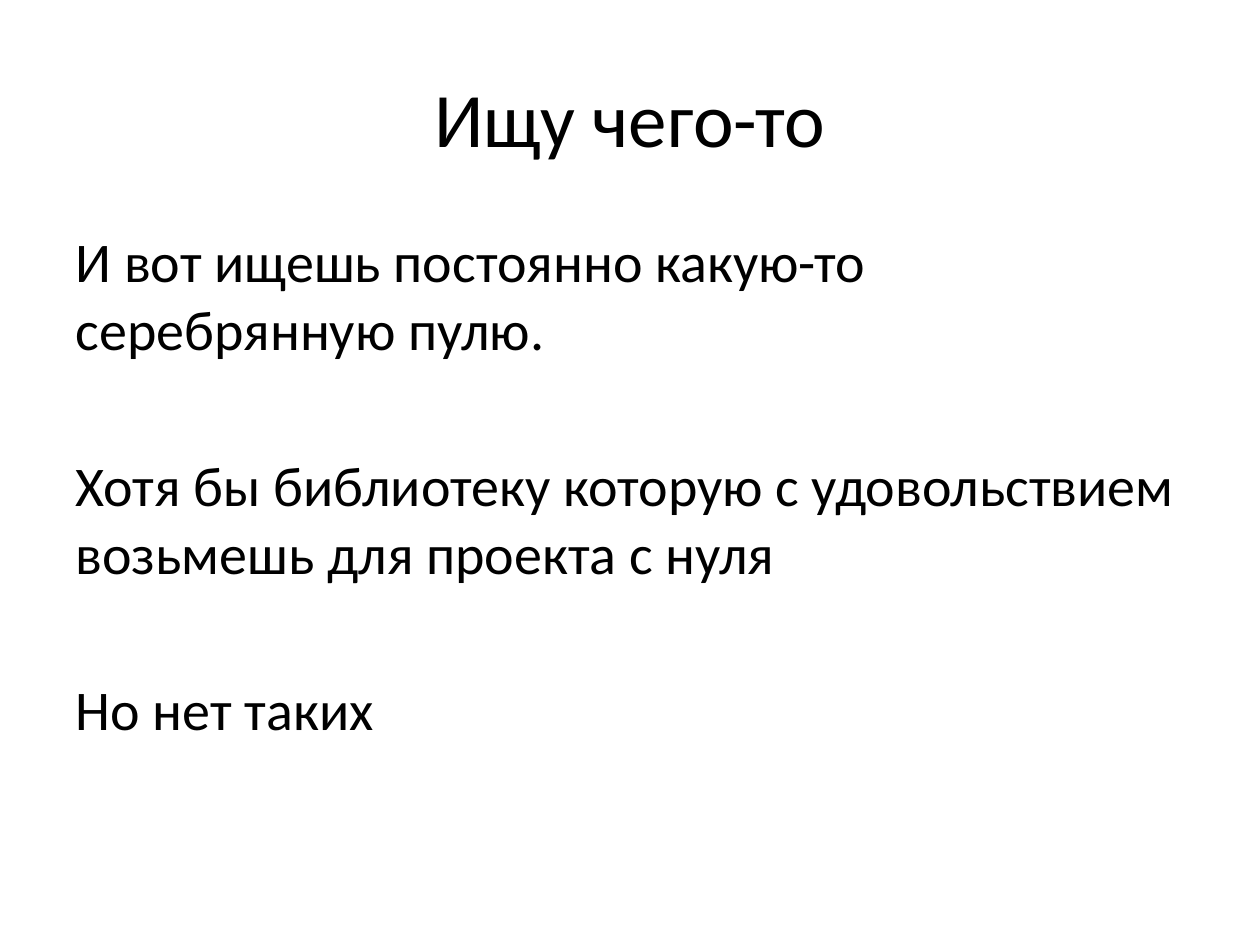
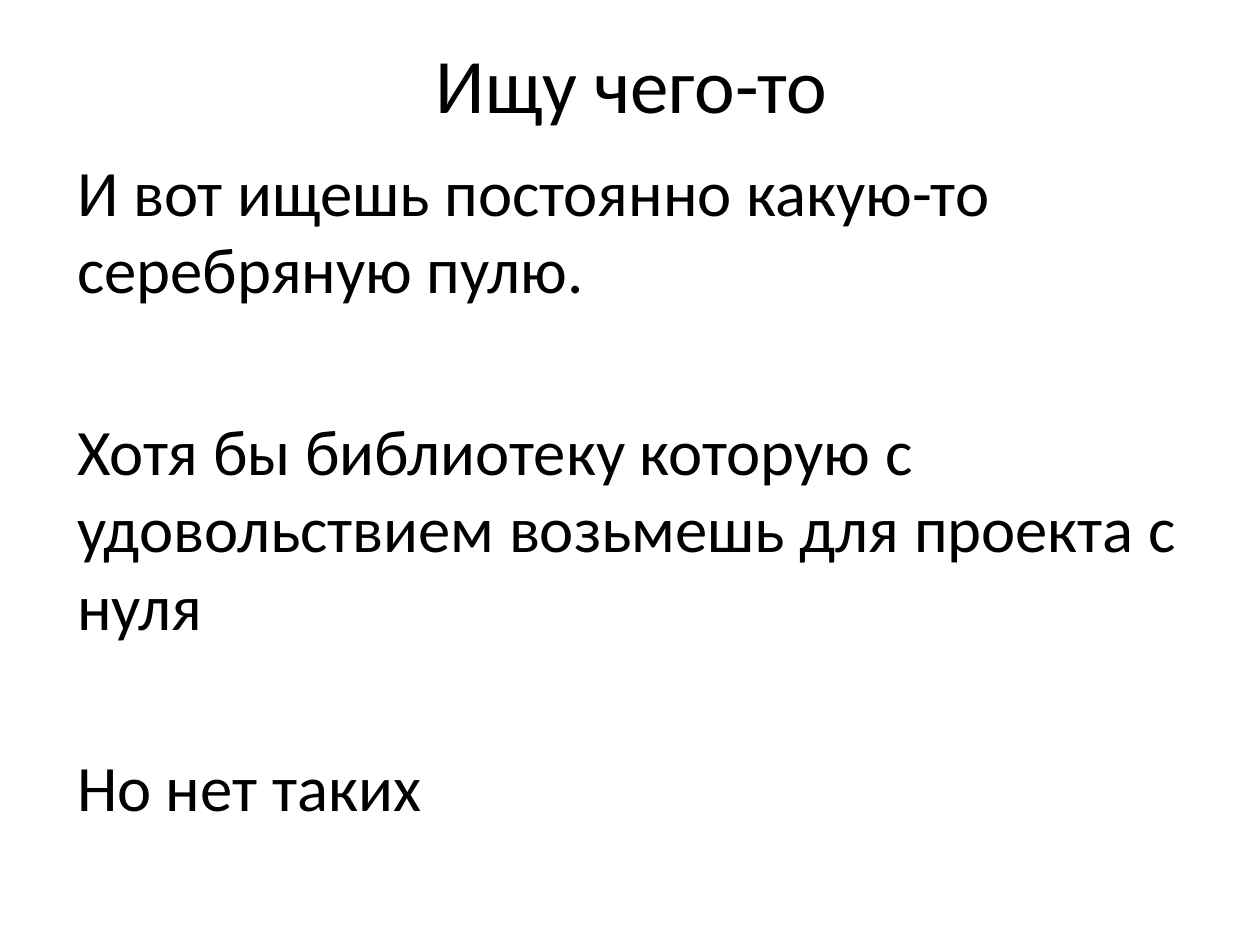
Before and after one commit to nickolaysm/flux_its_easy, a slide deck: slide 53 of pptx/Flux.pptx (slide 51 before the commit). Drawn at 1260x945 pixels with LibreOffice and Linux fonts; fonts in the diff are those of the drawing. Boxes give left, top, right and bottom in pixels: in the first picture for what was removed or moved away, otherwise in the second. Text is boxed around its words. In the diff, an @@ line names an element or a change of style, - is before the commit and + after.

```diff
--- a/pptx/Flux.pptx
+++ b/pptx/Flux.pptx
@@ title "Ищу чего-то": place and size @@
-title "Ищу чего-то" at bbox=[434, 97, 825, 160]
+title "Ищу чего-то" at bbox=[436, 63, 826, 126]
@@ text "И вот ищешь постоянно какую-то ...": place and size @@
-text "И вот ищешь постоянно какую-то ..." at bbox=[76, 246, 1173, 731]
+text "И вот ищешь постоянно какую-то ..." at bbox=[77, 174, 1175, 812]
@@ text at bbox=[77, 174, 989, 304]: text changed; size 32 to 37 pt @@
-И вот ищешь постоянно какую-то серебрянную пулю.
+И вот ищешь постоянно какую-то серебряную пулю.
@@ text at bbox=[77, 431, 1175, 812]: size 32 to 37 pt in "Хотя бы библиотеку которую с удовольствием возьмешь ...", "Но нет таких"; more space between paragraphs @@
```
Also in this commit, not shown: 17 other slides changed, 4 slides added, 1 slide removed.
